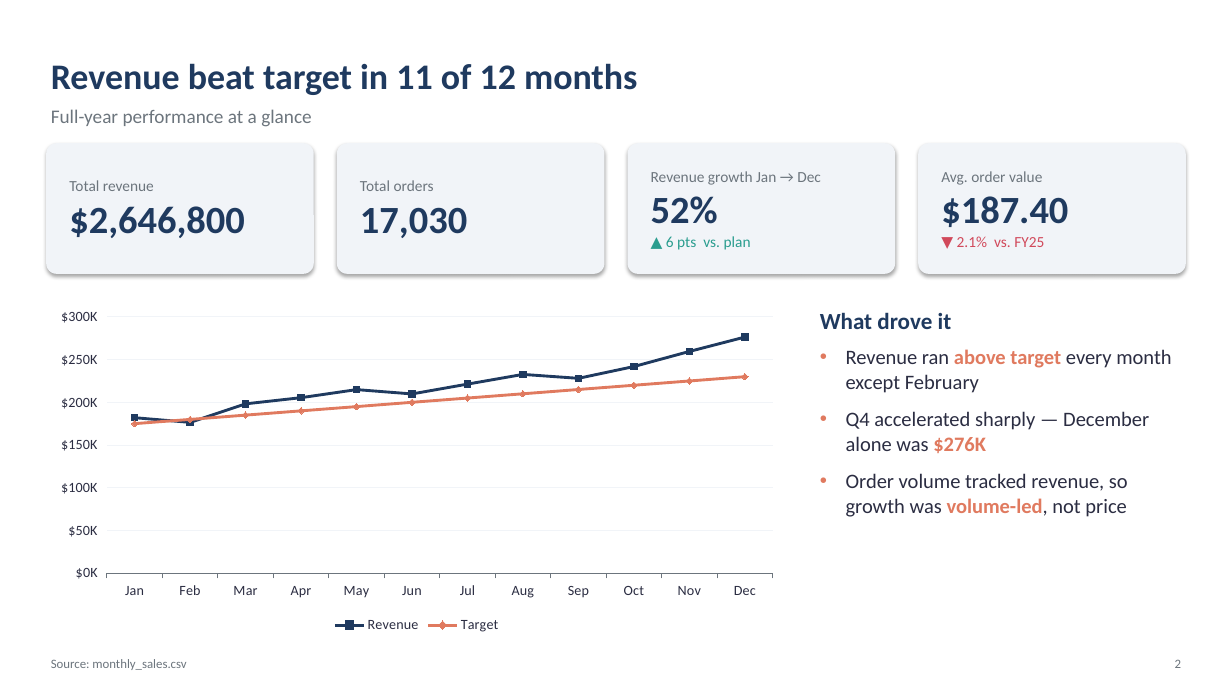
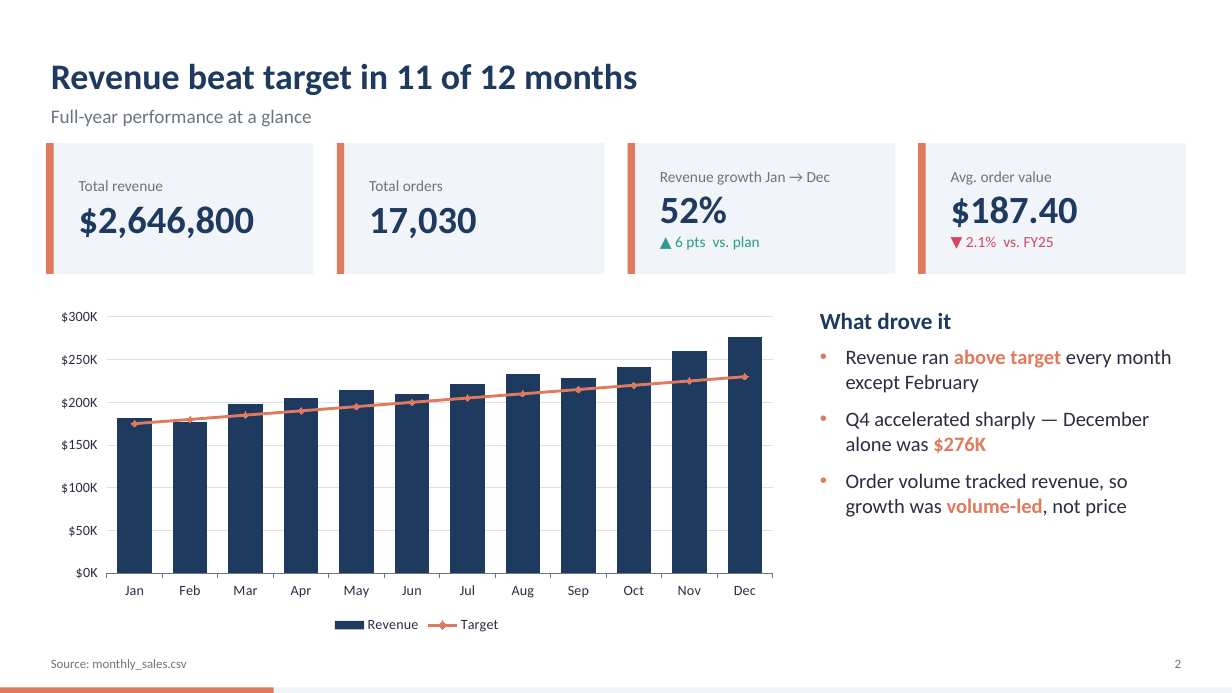
Before and after one commit to FrocketGaming/PPT_DEMO, a slide deck: slide 2 of out/demo.pptx. Drawn at 1232x693 pixels with LibreOffice and Linux fonts; fonts in the diff are those of the drawing. Boxes give left, top, right and bottom in pixels: in the first picture for what was removed or moved away, otherwise in the second. Text is boxed around its words. In the diff, an @@ line names an element or a change of style, - is before the commit and + after.

```diff
--- a/out/demo.pptx
+++ b/out/demo.pptx
@@ rectangle added at <box>46,143,54,274</box>, fill #E07A5F @@
@@ rectangle added at <box>337,143,345,274</box>, fill #E07A5F @@
@@ rectangle added at <box>628,143,635,274</box>, fill #E07A5F @@
@@ rounded rectangle to rectangle; shadow off in 4 elements at <box>46,143,314,274</box>, <box>337,143,605,274</box>, <box>628,143,896,274</box>, <box>919,143,1187,274</box> @@
@@ rectangle added at <box>919,143,926,274</box>, fill #E07A5F @@
@@ text "Total revenue": place and size @@
-text "Total revenue" at <box>69,180,245,238</box>
+text "Total revenue" at <box>79,180,255,238</box>
@@ text "Total orders": place and size @@
-text "Total orders" at <box>360,180,467,238</box>
+text "Total orders" at <box>369,180,476,238</box>
@@ text "Revenue growth Jan → Dec": place and size @@
-text "Revenue growth Jan → Dec" at <box>651,171,821,250</box>
+text "Revenue growth Jan → Dec" at <box>660,171,831,250</box>
@@ text "Avg. order value": place and size @@
-text "Avg. order value" at <box>941,171,1068,247</box>
+text "Avg. order value" at <box>951,171,1078,247</box>
@@ line chart at <box>46,301,787,638</box> @@
@@ line chart to column chart @@
@@ value axis changed @@
@@ bar spacing changed @@
@@ rectangle added at <box>0,688,1232,693</box>, fill #F1F4F8 @@
@@ rectangle added at <box>0,688,274,693</box>, fill #E07A5F @@
```
Also in this commit, not shown: 8 other slides changed, 9 other files.
